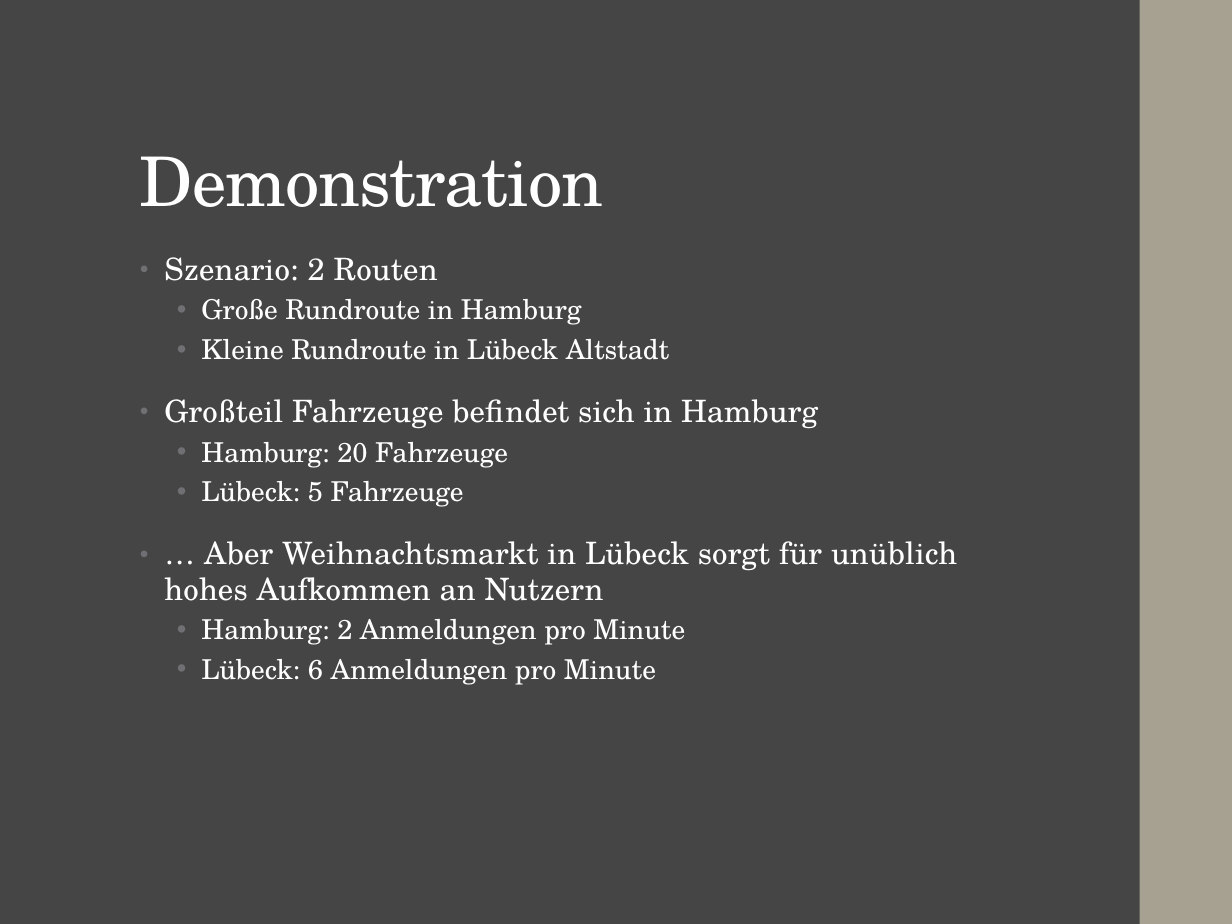
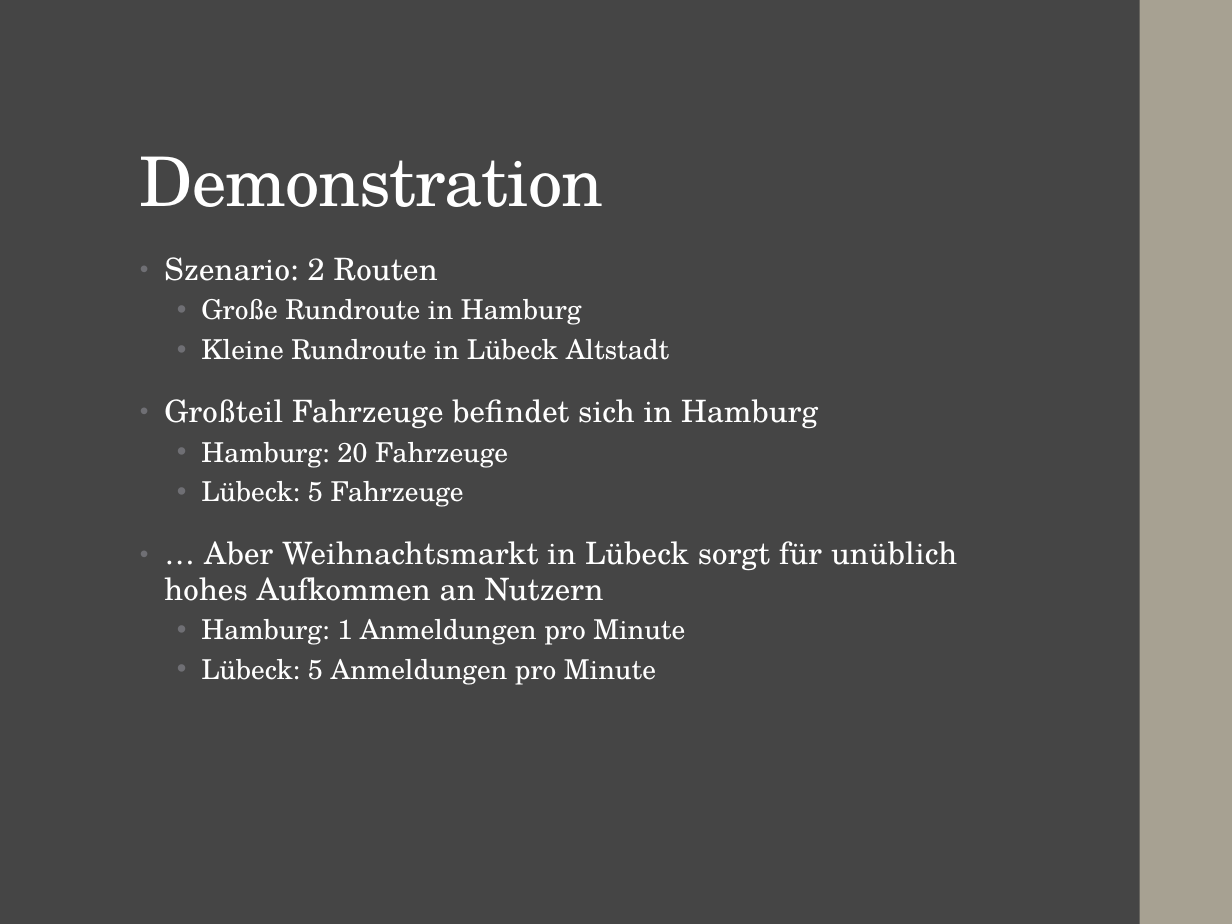
Before and after one commit to Finnfj/BTI-CPS, a slide deck: slide 9 of doc/Präsentation.pptx. Drawn at 1232x924 pixels with LibreOffice and Linux fonts; fonts in the diff are those of the drawing. Boxes give left, top, right and bottom in pixels: in the first picture for what was removed or moved away, otherwise in the second. Text is boxed around its words. In the diff, an @@ line names an element or a change of style, - is before the commit and + after.

```diff
--- a/doc/Präsentation.pptx
+++ b/doc/Präsentation.pptx
@@ text at (201,619,685,685): text changed @@
-  • Hamburg: 2 Anmeldungen pro Minute
-  • Lübeck: 6 Anmeldungen pro Minute
+  • Hamburg: 1 Anmeldungen pro Minute
+  • Lübeck: 5 Anmeldungen pro Minute
```
Also in this commit, not shown: 1 other slide changed, 56 other files.
